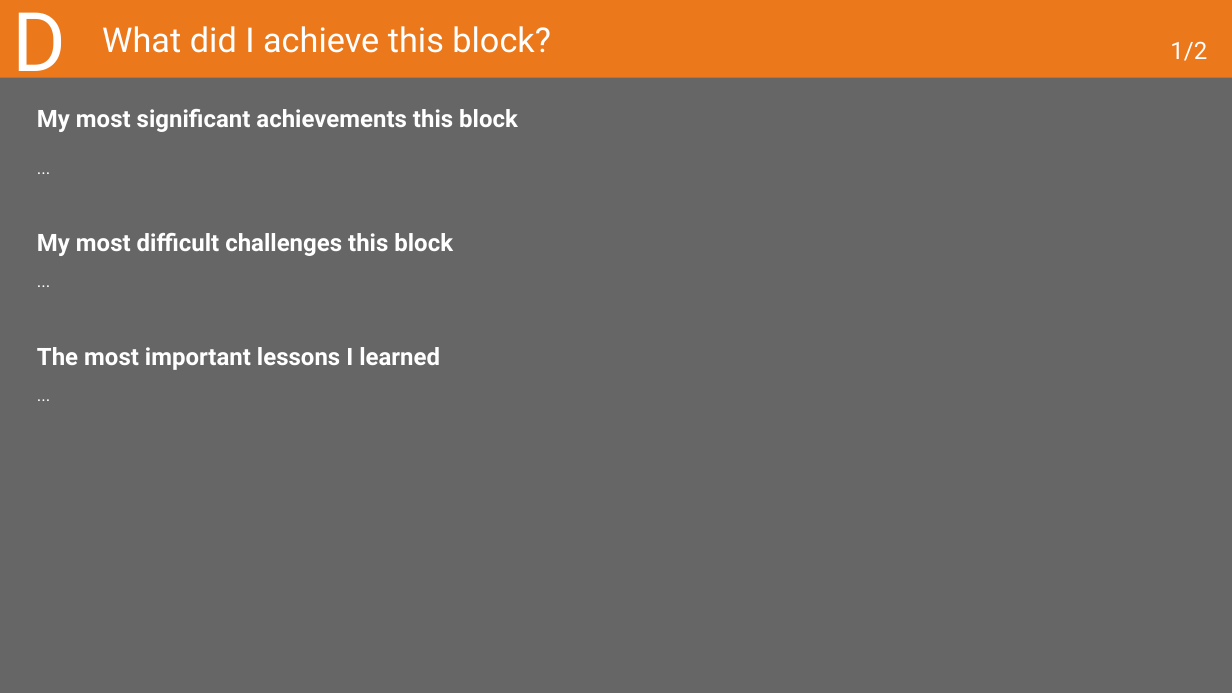
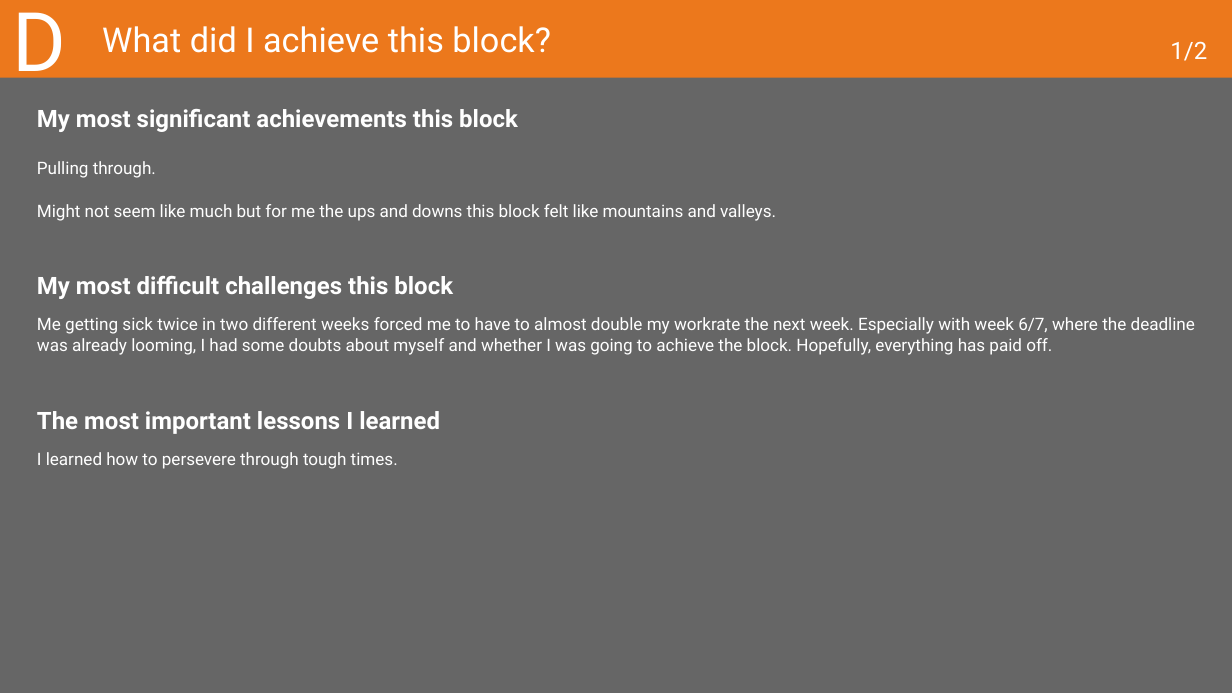
Before and after one commit to MaksBurchard240894/HFG7, a slide deck: slide 43 of Deliverables/Learning Log - Y1B-2024-25_ADSAI.pptx. Drawn at 1232x693 pixels with LibreOffice and Linux fonts; fonts in the diff are those of the drawing. Boxes give left, top, right and bottom in pixels: in the first picture for what was removed or moved away, otherwise in the second. Text is boxed around its words. In the diff, an @@ line names an element or a change of style, - is before the commit and + after.

```diff
--- a/Deliverables/Learning Log - Y1B-2024-25_ADSAI.pptx
+++ b/Deliverables/Learning Log - Y1B-2024-25_ADSAI.pptx
@@ text at [37,161,776,221]: text changed @@
-...
+Pulling through.
+Might not seem like much but for me the ups and downs this block felt like mountains and valleys.
@@ text at [37,317,1195,355]: text changed @@
-...
+Me getting sick twice in two different weeks forced me to have to almost double my workrate the next week. Especially with week 6/7, where the deadline was already looming, I had some doubts about myself and whether I was going to achieve the block. Hopefully, everything has paid off.
@@ text at [37,452,398,469]: text changed @@
-...
+I learned how to persevere through tough times.
```
Also in this commit, not shown: 2 other slides changed, 5 other files.
